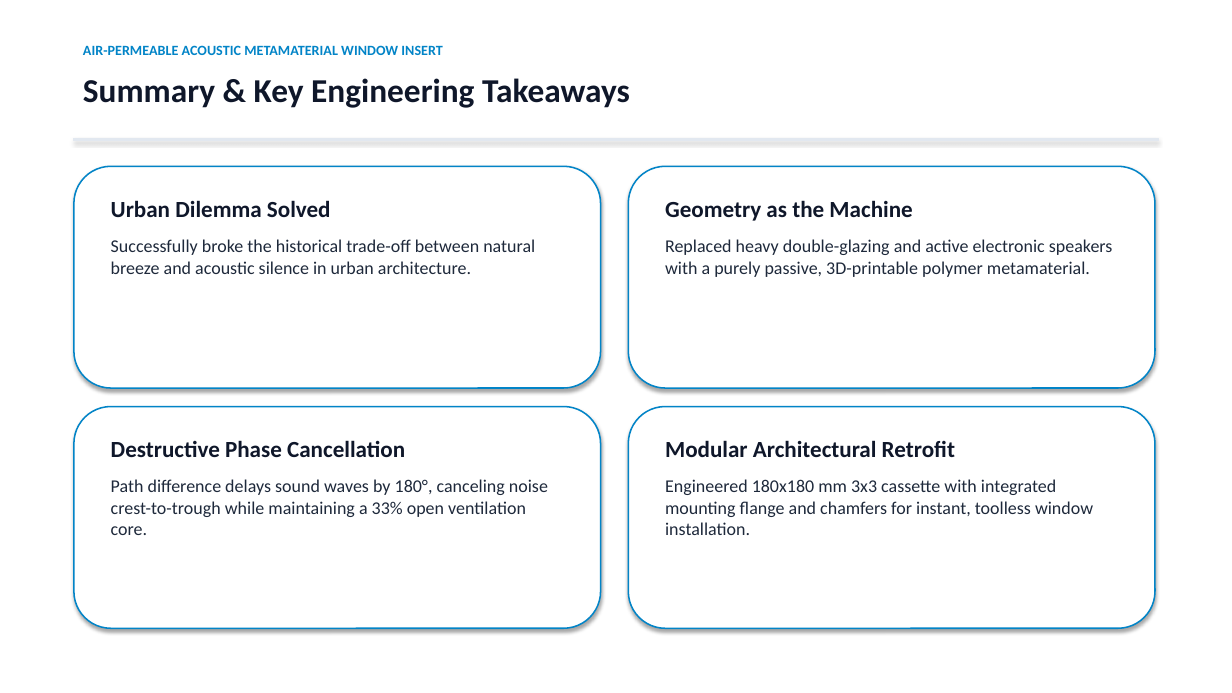
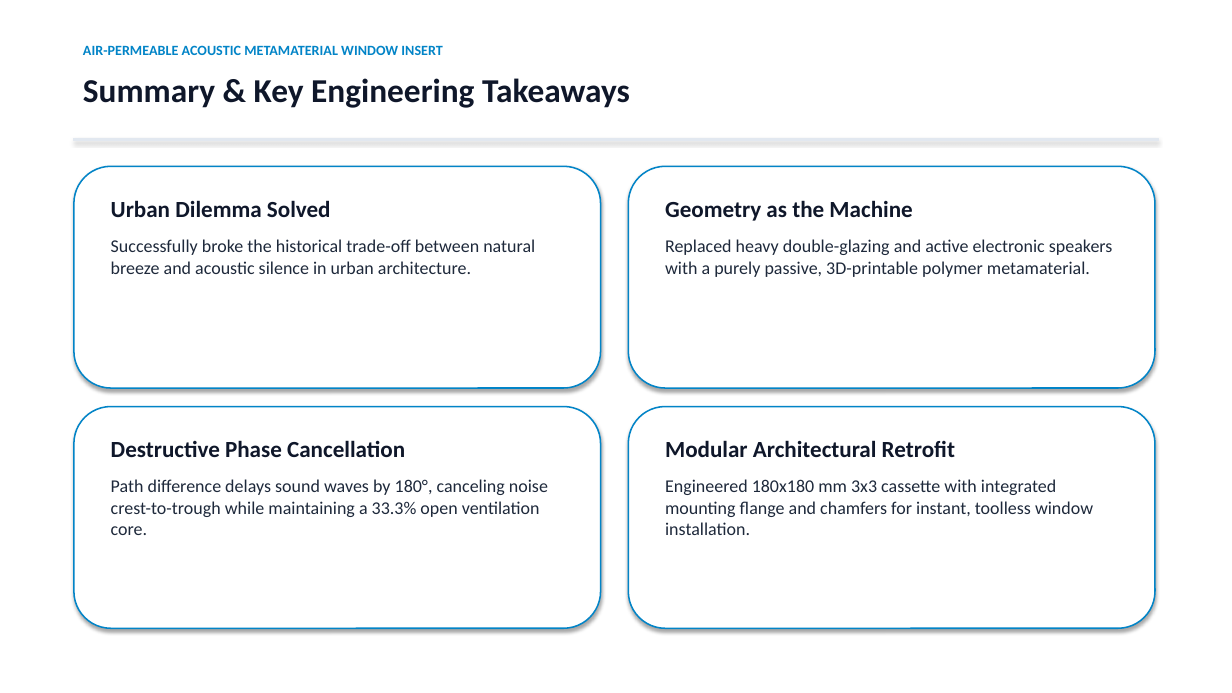
Before and after one commit to ninja967/Air-Permeable-Acoustic-Metamaterial-Window-Insert, a slide deck: slide 12 of Acoustic_Metamaterial_Presentation.pptx. Drawn at 1232x693 pixels with LibreOffice and Linux fonts; fonts in the diff are those of the drawing. Boxes give left, top, right and bottom in pixels: in the first picture for what was removed or moved away, otherwise in the second. Text is boxed around its words. In the diff, an @@ line names an element or a change of style, - is before the commit and + after.

```diff
--- a/Acoustic_Metamaterial_Presentation.pptx
+++ b/Acoustic_Metamaterial_Presentation.pptx
@@ text at (111, 479, 548, 535): text changed @@
-Path difference delays sound waves by 180°, canceling noise crest-to-trough while maintaining a 33% open ventilation core.
+Path difference delays sound waves by 180°, canceling noise crest-to-trough while maintaining a 33.3% open ventilation core.
```
Also in this commit, not shown: 5 other slides changed, 20 other files.
